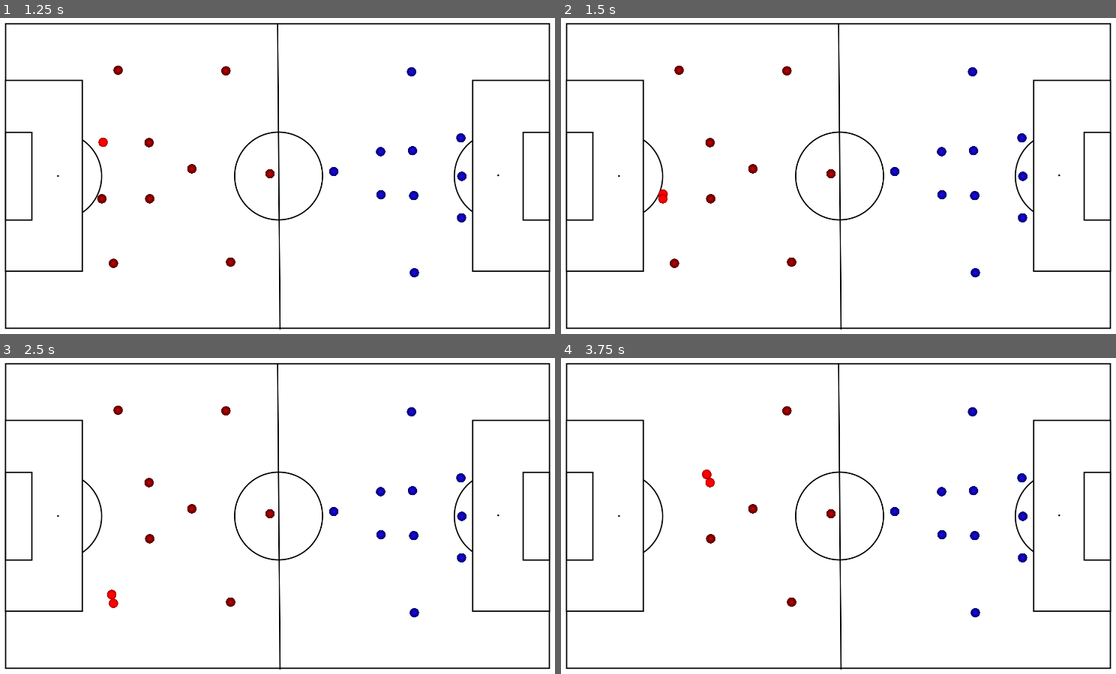
Above: before the commit, frames 1-4 (two rows, left to right).
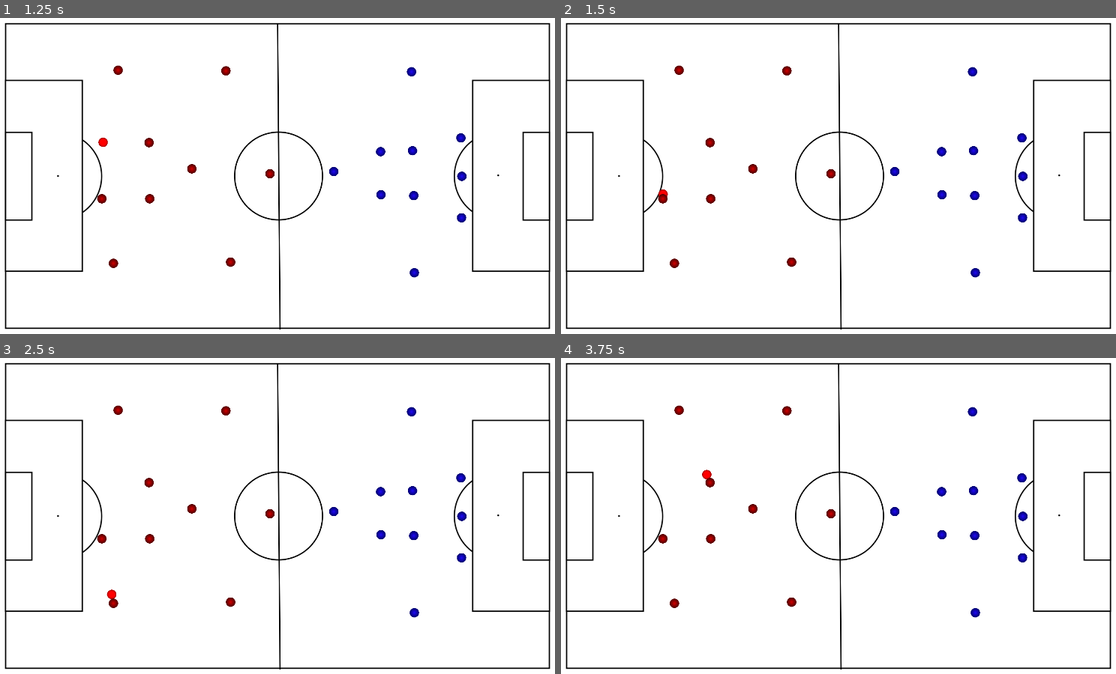
Above: after the commit, the same moments.

Repository: cdoss3/fc-board
Game: Godot game, scene res://scenes/Main.tscn
Two runs of this game, one before a commit and one after it. Both use one fixed random seed, a clock stepped at 60 frames per second and the inputs below.
Inputs (mouse positions are in pixels of both pictures, inside the frame that each line leads up to):
- Up to frame 1 (1.25 s): tap Enter at 0.5 s; move the mouse to (105, 141) at 0.52 s; press the mouse at (105, 141) at 0.53 s
- Up to frame 2 (1.5 s): tap Space at 1.25 s; move the mouse to (660, 198) at 1.27 s; release the mouse at (660, 198) at 1.28 s; hold Escape (back_key) from 1.28 s (still down); click (660, 198) at 1.35 s
- Up to frame 3 (2.5 s): tap Enter at 2 s; move the mouse to (111, 604) at 2.02 s; release Escape (back_key) at 2.03 s; hold Enter from 2.03 s (still down); click (111, 604) at 2.3 s
- Up to frame 4 (3.75 s): move the mouse to (677, 411) at 2.77 s; release Enter at 2.78 s; click (677, 411) at 2.85 s; tap Space at 3.5 s; move the mouse to (710, 481) at 3.52 s; press the mouse at (710, 481) at 3.53 s; hold Escape (back_key) from 3.53 s (still down)

Frame 1 is identical in both runs. In frame 2, less than 0.1% of the frame differs, in the area x 17-20%, y 55-59%; in frame 3, less than 0.1%; in frame 4, 0.2%, in the area x 17-28%, y 14-80%.

Commit message:
can now only select and move one disk at a time

Diff:
--- a/project.godot
+++ b/project.godot
@@ -27,6 +27,7 @@
 
 red_disks=""
 blue_disks=""
+disk_selected=""
 
 [input]
 
--- a/scripts/disk.gd
+++ b/scripts/disk.gd
@@ -25,11 +25,13 @@
 
 # Toggle "selected" status
 func toggle_selected():
-	if selected == false:
+	if selected == false and get_tree().get_nodes_in_group("disk_selected").is_empty():
 		selected = true
+		self.add_to_group("disk_selected")
 		modulate = Color(2, 2, 2)
 	else:
 		selected = false
+		self.remove_from_group("disk_selected")
 		modulate = Color(1, 1, 1)
 
 ## READY
Not shown, changed: export/android/fc-board.apk
Not shown, changed: export/android/fc-board.apk.idsig
